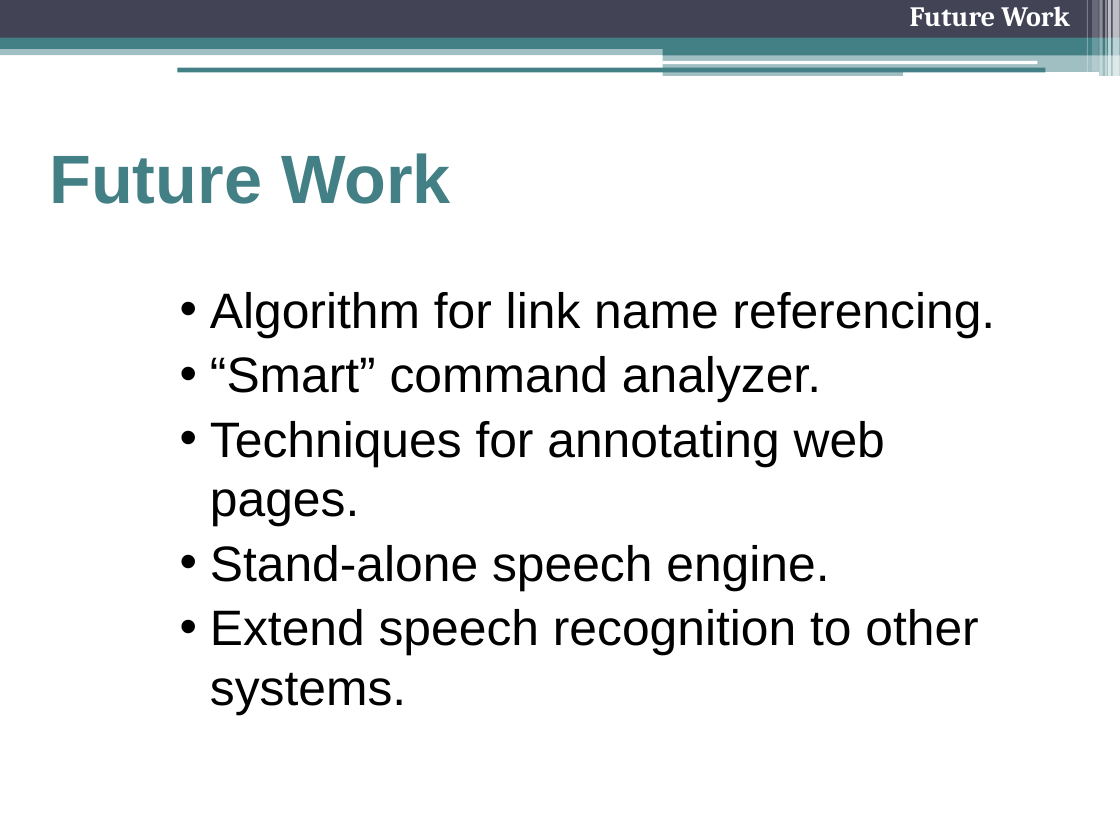
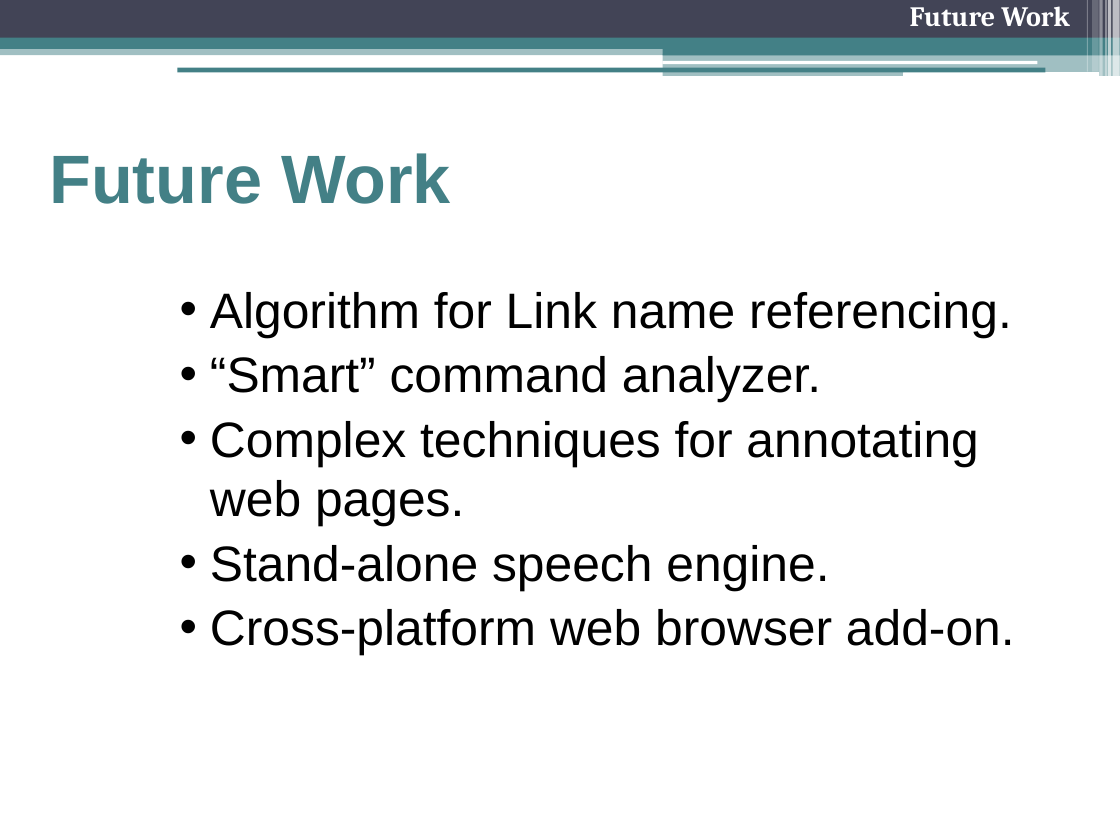
Before and after one commit to freecole/Lab-project, a slide deck: slide 35 of Presentation/2 Nov/Final Presentation.pptx (slide 34 before the commit). Drawn at 1120x840 pixels with LibreOffice and Linux fonts; fonts in the diff are those of the drawing. Boxes give left, top, right and bottom in pixels: in the first picture for what was removed or moved away, otherwise in the second. Text is boxed around its words. In the diff, an @@ line names an element or a change of style, - is before the commit and + after.

```diff
--- a/Presentation/2 Nov/Final Presentation.pptx
+++ b/Presentation/2 Nov/Final Presentation.pptx
@@ text at <box>210,292,1012,338</box>: text changed @@
-    • Algorithm for link name referencing.
+    • Algorithm for Link name referencing.
@@ text at <box>210,421,978,527</box>: text changed @@
-    • Techniques for annotating web pages.
+    • Complex techniques for annotating web pages.
@@ text at <box>210,609,1015,656</box>: text changed @@
-    • Extend speech recognition to other systems.
+    • Cross-platform web browser add-on.
```
Also in this commit, not shown: 22 other slides changed, 2 slides added, 1 slide removed.
